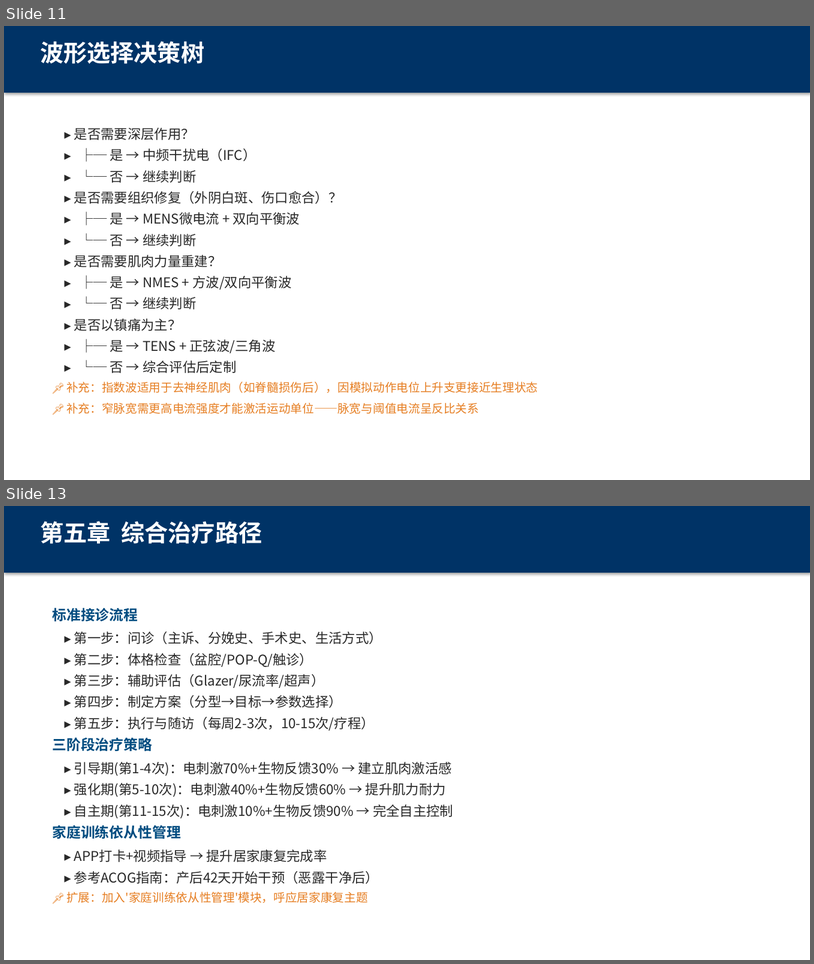
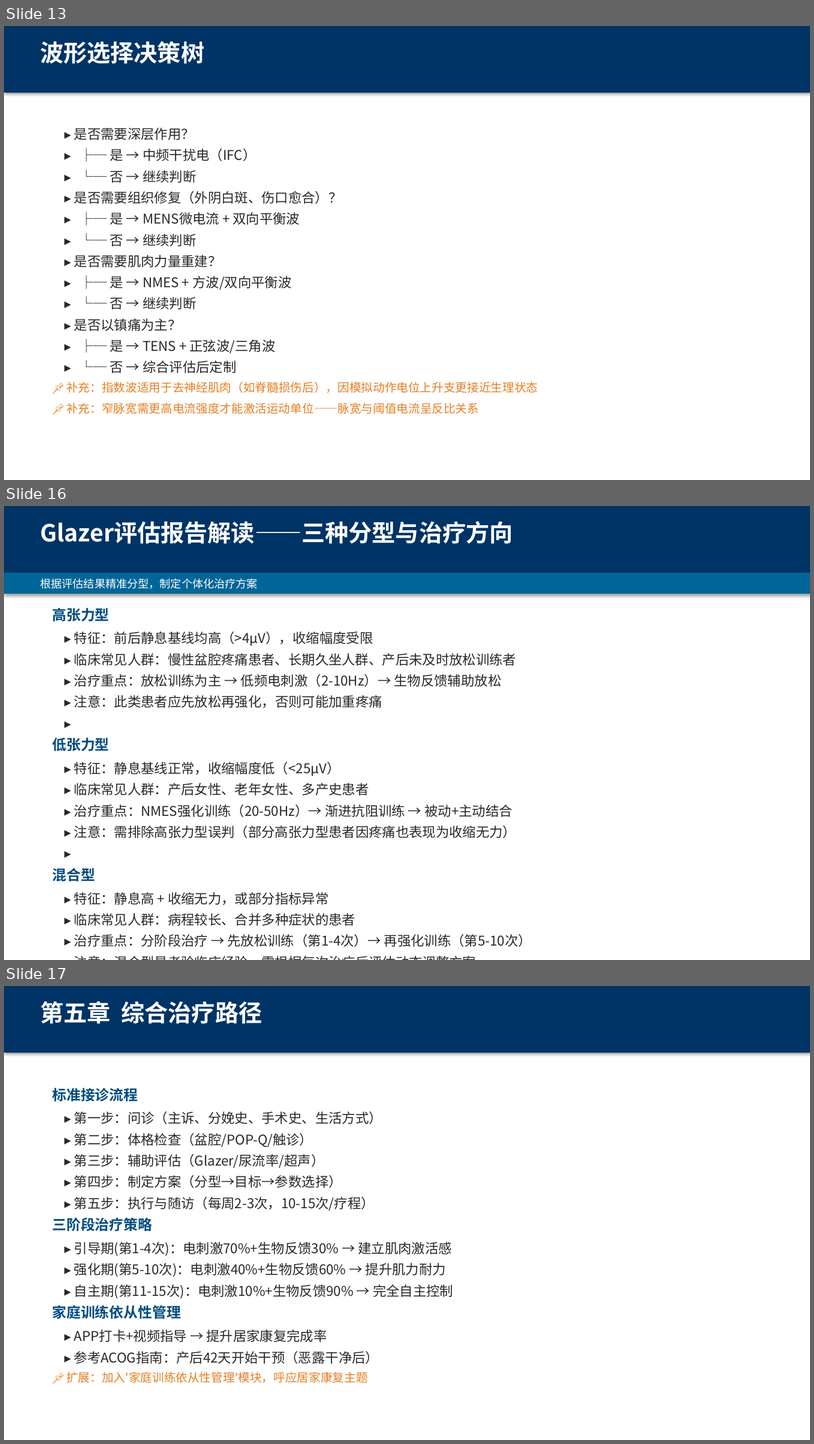
Before and after one commit to sandyoy/echoes, a slide deck: docs/圆爱康/02_培训材料/电刺激治疗与生物反馈-盆底康复培训_v4.0.pptx. Shown one above the other, each under a label of ours: slides 11 and 13 before the commit, slides 13, 16 and 17 after it; the slides between them are not shown. The pictures are 814x964 and 814x1444 pixels, drawn with LibreOffice and Linux fonts; fonts in the diff are those of the drawing. Boxes give left, top, right and bottom in pixels: in the first picture for what was removed or moved away, otherwise in the second. Text is boxed around its words. In the diff, an @@ line names an element or a change of style, - is before the commit and + after.

Commit message:
小龙虾: ①第二章低频电刺激每个缩写加全称+中文名 ②中频拆分IFC+调制中频详述 ③第三章新增六种波形示意图（方波/三角波/正弦波/指数波/双向平衡波/双向不平衡波）④波形调制方式补充 ⑤第四章拆为生物反馈原理+Glazer评估两页+报告解读三型详述

```diff
--- a/docs/圆爱康/02_培训材料/电刺激治疗与生物反馈-盆底康复培训_v4.0.pptx
+++ b/docs/圆爱康/02_培训材料/电刺激治疗与生物反馈-盆底康复培训_v4.0.pptx
@@ slide 16 added at (x1=4, y1=506, x2=810, y2=960), background #FFFFFF @@
@@ rectangle added at (x1=4, y1=506, x2=810, y2=573), fill #003366 @@
@@ text added at (x1=40, y1=521, x2=513, y2=544), 28 pt, text #FFFFFF, bold @@
+Glazer评估报告解读——三种分型与治疗方向
@@ rectangle added at (x1=4, y1=573, x2=810, y2=594), fill #006699 @@
@@ text added at (x1=40, y1=578, x2=258, y2=589), 13 pt, text #FFFFFF @@
+根据评估结果精准分型，制定个体化治疗方案
@@ text added at (x1=52, y1=607, x2=109, y2=621), 17 pt, text #004C80, bold @@
+高张力型
@@ text added at (x1=74, y1=631, x2=373, y2=646), 16 pt, text #282828 @@
+▸ 特征：前后静息基线均高（>4μV），收缩幅度受限
@@ text added at (x1=74, y1=653, x2=516, y2=666), 16 pt, text #282828 @@
+▸ 临床常见人群：慢性盆腔疼痛患者、长期久坐人群、产后未及时放松训练者
@@ text added at (x1=74, y1=674, x2=502, y2=687), 16 pt, text #282828 @@
+▸ 治疗重点：放松训练为主 → 低频电刺激（2-10Hz）→ 生物反馈辅助放松
@@ text added at (x1=74, y1=695, x2=383, y2=708), 16 pt, text #282828 @@
+▸ 注意：此类患者应先放松再强化，否则可能加重疼痛
@@ text added at (x1=59, y1=712, x2=742, y2=733), 16 pt, text #282828 @@
+▸
@@ text added at (x1=52, y1=737, x2=109, y2=751), 17 pt, text #004C80, bold @@
+低张力型
@@ text added at (x1=74, y1=762, x2=340, y2=776), 16 pt, text #282828 @@
+▸ 特征：静息基线正常，收缩幅度低（<25μV）
@@ text added at (x1=74, y1=783, x2=369, y2=795), 16 pt, text #282828 @@
+▸ 临床常见人群：产后女性、老年女性、多产史患者
@@ text added at (x1=74, y1=804, x2=513, y2=817), 16 pt, text #282828 @@
+▸ 治疗重点：NMES强化训练（20-50Hz）→ 渐进抗阻训练 → 被动+主动结合
@@ text added at (x1=74, y1=825, x2=516, y2=838), 16 pt, text #282828 @@
+▸ 注意：需排除高张力型误判（部分高张力型患者因疼痛也表现为收缩无力）
@@ text added at (x1=59, y1=842, x2=742, y2=863), 16 pt, text #282828 @@
+▸
@@ text added at (x1=52, y1=868, x2=95, y2=881), 17 pt, text #004C80, bold @@
+混合型
@@ text added at (x1=74, y1=892, x2=329, y2=904), 16 pt, text #282828 @@
+▸ 特征：静息高 + 收缩无力，或部分指标异常
@@ text added at (x1=74, y1=913, x2=356, y2=925), 16 pt, text #282828 @@
+▸ 临床常见人群：病程较长、合并多种症状的患者
@@ text added at (x1=74, y1=934, x2=532, y2=946), 16 pt, text #282828 @@
+▸ 治疗重点：分阶段治疗 → 先放松训练（第1-4次）→ 再强化训练（第5-10次）
@@ text added at (x1=59, y1=951, x2=742, y2=960), 16 pt, text #282828 @@
+▸ 注意：混合型最考验临床经验，需根据每次治疗后评估动态调整方案
@@ what was slide 11 is now slide 13 @@
@@ what was slide 13 is now slide 17 @@
```
Also in this commit, not shown: 5 other slides added, 2 slides removed.
